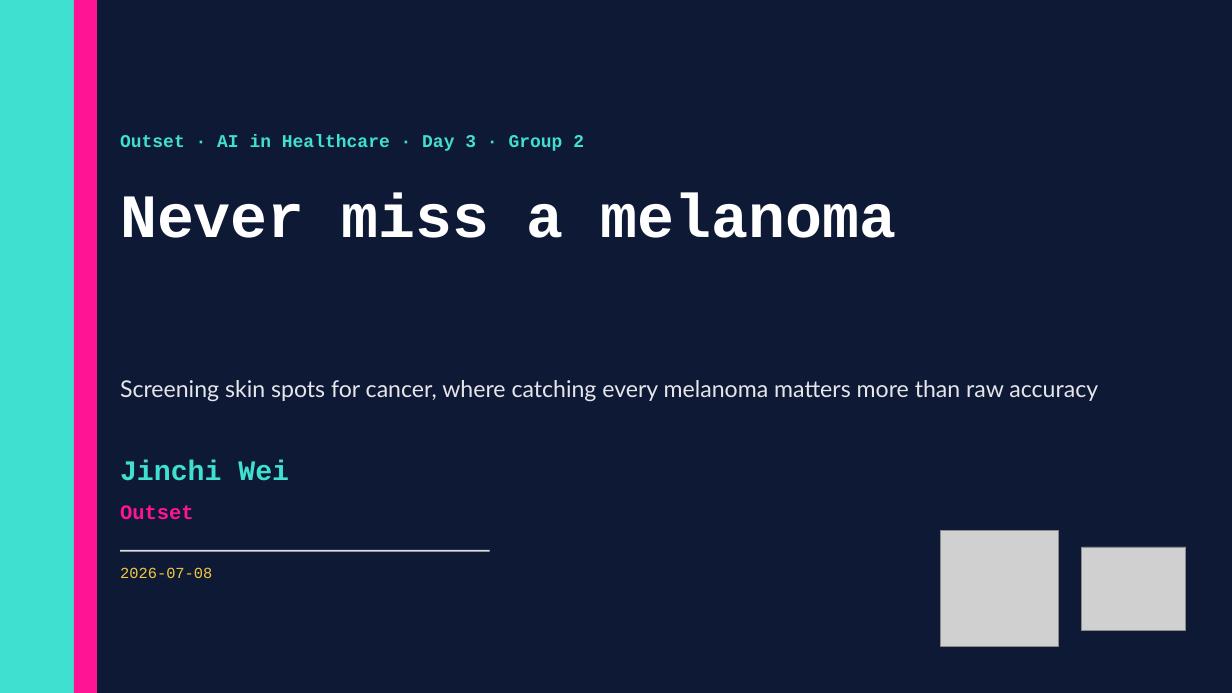
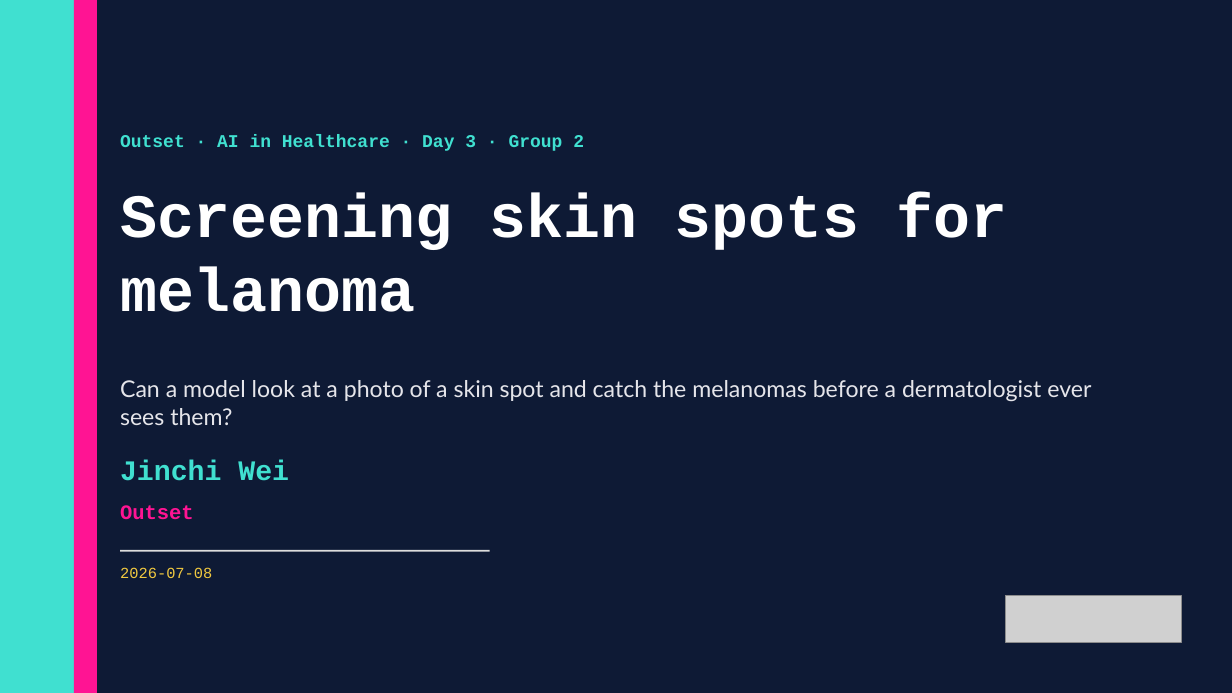
Before and after one commit to jinchiwei/outset-ai-healthcare, a slide deck: slide 1 of solutions/g2_skin_screening/slides/g2_skin_screening.pptx. Drawn at 1232x693 pixels with LibreOffice and Linux fonts; fonts in the diff are those of the drawing; grey boxes stand for pictures. Boxes give left, top, right and bottom in pixels: in the first picture for what was removed or moved away, otherwise in the second. Text is boxed around its words. In the diff, an @@ line names an element or a change of style, - is before the commit and + after.

Commit message:
G2 v2: HAM10000 + CAFormer working melanoma screen (AUC 0.885, recall 74->90%); 5-part rubric deck, clinical intro figs, Outset logo, bespoke varied layouts

```diff
--- a/solutions/g2_skin_screening/slides/g2_skin_screening.pptx
+++ b/solutions/g2_skin_screening/slides/g2_skin_screening.pptx
@@ text at [120,193,1007,312]: text changed @@
-Never miss a melanoma
+Screening skin spots for melanoma
@@ text at [120,380,1091,425]: text changed @@
-Screening skin spots for cancer, where catching every melanoma matters more than raw accuracy
+Can a model look at a photo of a skin spot and catch the melanomas before a dermatologist ever sees them?
@@ picture removed at [941,531,1058,647] @@
@@ picture removed at [1081,547,1186,630] @@
@@ picture added at [1006,596,1181,642] @@
```
Also in this commit, not shown: 5 other slides changed, 16 slides added, 11 slides removed, 50 other files.
